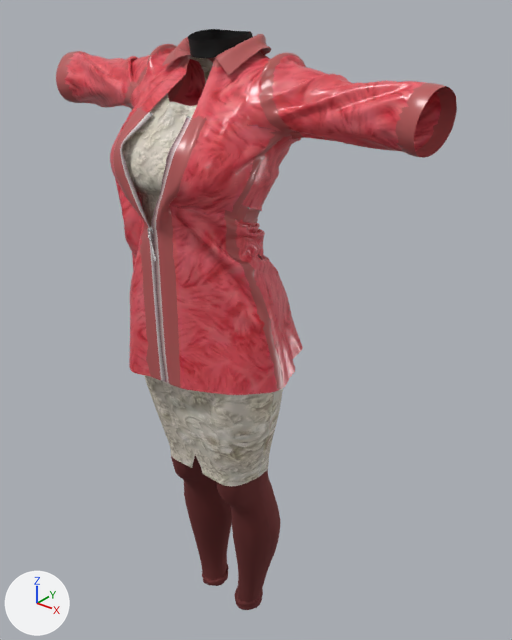
Two versions of the glTF model models/3d-dresses-mobile/G_coral_coat_set.glb, one commit apart.
Both versions are drawn from a 50 mm camera at (0.892, -0.968, 1.571) aimed at (0.035, 0.104, 0.907). The lights are fixed; the arrows at lower left show +X, +Y and +Z. The picture after the commit comes second. Where no turn or scale is listed for an object, it has been applied to the vertices.

The older version as bpy lines, for what is in view:
```python
mat_uniform_1001 = bpy.data.materials.new('uniform_1001')
mat_uniform_1001.use_nodes = True; mat_uniform_1001.node_tree.nodes.clear()
_N = mat_uniform_1001.node_tree.nodes; _L = mat_uniform_1001.node_tree.links
n0 = _N.new('ShaderNodeBsdfPrincipled'); n0.name = 'Principled BSDF'
n1 = _N.new('ShaderNodeOutputMaterial'); n1.name = 'Material Output'
n2 = _N.new('ShaderNodeTexImage'); n2.name = 'Image Texture'
n2.image = img_g_clothe12_diffuse_1001
n3 = _N.new('ShaderNodeSeparateColor'); n3.name = 'Separate Color'
n4 = _N.new('ShaderNodeTexImage'); n4.name = 'Image Texture.001'
n4.image = img_g_clothe12_metalness_1001_g_clothe12_roughness_1001
n5 = _N.new('ShaderNodeNormalMap'); n5.name = 'Normal Map'
n5.uv_map = 'UVMap'
n6 = _N.new('ShaderNodeTexImage'); n6.name = 'Image Texture.002'
n6.image = img_g_clothe12_normal_1001
_L.new(n0.outputs[0], n1.inputs[0])  # 'BSDF' to 'Surface'
_L.new(n2.outputs[0], n0.inputs[0])  # 'Color' to 'Base Color'
_L.new(n3.outputs[2], n0.inputs[1])  # 'Blue' to 'Metallic'
_L.new(n3.outputs[1], n0.inputs[2])  # 'Green' to 'Roughness'
_L.new(n4.outputs[0], n3.inputs[0])  # 'Color' to 'Color'
_L.new(n5.outputs[0], n0.inputs[5])  # 'Normal' to 'Normal'
_L.new(n6.outputs[0], n5.inputs[1])  # 'Color' to 'Color'
me_garment = bpy.data.meshes.new('Garment')
me_garment.from_pydata(...)  # 31282 vertices, 61350 faces; spans x -0.454..0.427, y -0.149..0.157, z 0.134..1.483
me_garment.materials.append(mat_uniform_1001)
ob_garment = bpy.data.objects.new('Garment', me_garment)
ob_garment.location = (0.0, 0.0, 0.0)
```
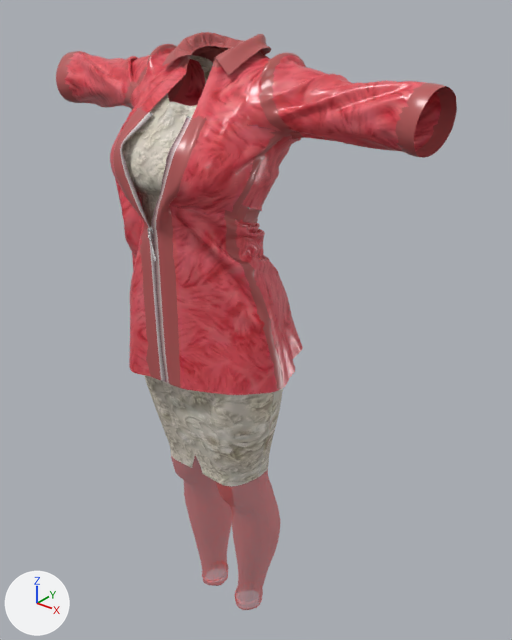
What changed in the scene script:
```text
Change mat_uniform_1001:
    where n2 = _N.new('ShaderNodeTexImage'); n2.name = 'Image Texture'
    where n0 = _N.new('ShaderNodeBsdfPrincipled'); n0.name = 'Principled BSDF'
    add _L.new(n2.outputs[1], n0.inputs[4])  # 'Alpha' to 'Alpha'
```

Boxes (x1, y1, x2, y2) around the edits, measured in the pictures (512 x 640 px):
'Garment', surface changed: (171, 32, 281, 610) in both
